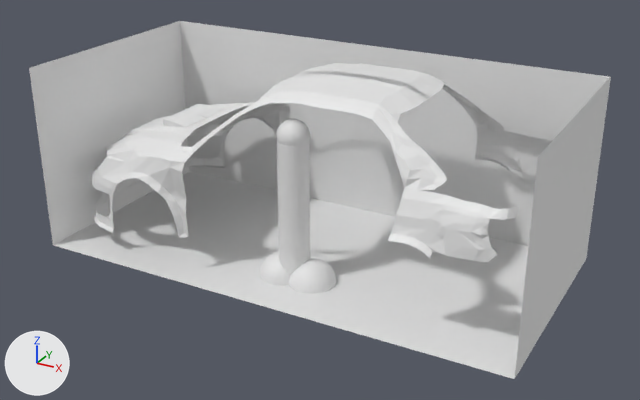
An edit to the Blender file Писюн.blend, drawn before and after from the same camera.
Both versions are drawn from a 50 mm camera at (16.7, -30.0, 13.5) aimed at (0.3, -0.2, -1.4). The axes (+X, +Y, +Z) are drawn at lower left. The lights are the same throughout. The older version comes first.

The older version as bpy lines, for what is in view:
```python
me_cube_001 = bpy.data.meshes.new('Cube.001')
me_cube_001.from_pydata(...)  # 145 vertices, 110 faces; spans x -4.93..1.67, y -3.63..3.63, z 0.91..3.01
me_cube_002 = bpy.data.meshes.new('Cube.002')
me_cube_002.from_pydata(...)  # 119 vertices, 90 faces; spans x 6.51..17.73, y -3.69..0.28, z 5.06..8.1
me_cylinder = bpy.data.meshes.new('Cylinder')
me_cylinder.from_pydata(...)  # a 32-sided cylinder along z spanning x -1.0..1.0, y -1.0..1.0, z -1.0..1.0
me_sphere = bpy.data.meshes.new('Sphere')
me_sphere.from_pydata(...)  # a UV sphere (32 segments, 16 rings, poles along z) spanning x -1.0..1.0, y -1.0..1.0, z -1.0..1.0
me_sphere_001 = bpy.data.meshes.new('Sphere.001')
me_sphere_001.from_pydata(...)  # a UV sphere (32 segments, 16 rings, poles along z) spanning x -1.0..1.0, y -1.0..1.0, z -1.0..1.0
me_sphere_002 = bpy.data.meshes.new('Sphere.002')
me_sphere_002.from_pydata(...)  # a UV sphere (32 segments, 16 rings, poles along z) spanning x -1.0..1.0, y -1.0..1.0, z -1.0..1.0
ob_cube_001 = bpy.data.objects.new('Cube.001', me_cube_001)
ob_cube_001.location = (-5.89, 0.04, -1.69)
ob_cube_002 = bpy.data.objects.new('Cube.002', me_cube_002)
ob_cube_002.location = (-10.82, 0.06, -4.0)
_m = ob_cube_002.modifiers.new('Mirror', 'MIRROR')
_m.use_axis = (False, True, False)
ob_cylinder = bpy.data.objects.new('Cylinder', me_cylinder)
ob_cylinder.location = (0.34, -2.37, -0.8)
ob_cylinder.scale = (0.629, 0.629, 2.72)
ob_sphere = bpy.data.objects.new('Sphere', me_sphere)
ob_sphere.location = (1.16, -2.37, -4.05)
ob_sphere_001 = bpy.data.objects.new('Sphere.001', me_sphere_001)
ob_sphere_001.location = (-0.19, -2.37, -4.05)
ob_sphere_002 = bpy.data.objects.new('Sphere.002', me_sphere_002)
ob_sphere_002.location = (0.35, -2.37, 2.12)
ob_sphere_002.scale = (0.646, 0.646, 0.646)
# also in view: 'Plane.001' at (-6.0, 4.0, -0.7); 'Plane' at (-6.0, -4.0, -0.7); 'Cube' at (0.0, 0.0, 0.0); 'Plane.002' at (-8.7, 0.0, -1.6); 'Plane.003' at (7.4, 0.1, 0.5)
```
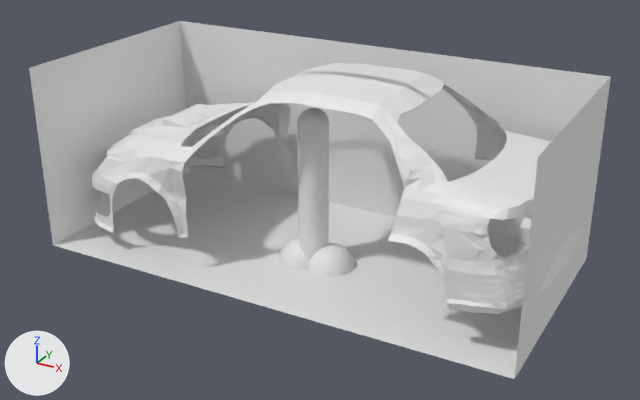
Diff of the bpy script that builds the scene:
```diff
--- a/Писюн.blend.py
+++ b/Писюн.blend.py
@@ me_cube_002 @@
 # used by ob_cube_002; location = (-10.82, 0.06, -4.0)
-me_cube_002.from_pydata(...)  # 119 vertices, 90 faces; spans x 6.51..17.73, y -3.69..0.28, z 5.06..8.1
+me_cube_002.from_pydata(...)  # 172 vertices, 130 faces, 1 loose edge; spans x 6.51..20.5, y -3.69..0.28, z 4.98..8.1
+# me_cube_002 part 1
+# 3 vertices move from x 17.4..17.73, y -3.49..-3.11, z 5.55..5.88 to x 17.4..17.73, y -3.49..-3.07, z 5.55..5.78
+# 52 vertices are added at x 16.86..20.5, y -3.69..-2.94, z 4.98..5.67
+# 40 new faces join them
+# other edits to the shape of me_cube_002 do not show in these pictures
@@ me_plane_005 @@
+me_plane_005.from_pydata(...)  # 408 vertices, 368 faces; spans x -1.18..2.15, y -3.09..0.02, z -3.17..-0.83
@@ me_plane_004 @@
+me_plane_004.from_pydata(...)  # 515 vertices, 464 faces; spans x 0.9..4.66, y -4.55..0.0, z 1.28..3.93
@@ ob_sphere @@
 ob_sphere = bpy.data.objects.new('Sphere', me_sphere)
-ob_sphere.location = (1.16, -2.37, -4.05)
+ob_sphere.location = (1.16, -0.78, -4.05)
@@ ob_sphere_001 @@
 ob_sphere_001 = bpy.data.objects.new('Sphere.001', me_sphere_001)
-ob_sphere_001.location = (-0.19, -2.37, -4.05)
+ob_sphere_001.location = (-0.19, -0.78, -4.05)
@@ ob_cylinder @@
 ob_cylinder = bpy.data.objects.new('Cylinder', me_cylinder)
-ob_cylinder.location = (0.34, -2.37, -0.8)
+ob_cylinder.location = (0.34, -0.78, -0.8)
 ob_cylinder.scale = (0.629, 0.629, 2.72)
@@ ob_sphere_002 @@
 ob_sphere_002 = bpy.data.objects.new('Sphere.002', me_sphere_002)
-ob_sphere_002.location = (0.35, -2.37, 2.12)
+ob_sphere_002.location = (0.35, -0.78, 2.12)
 ob_sphere_002.scale = (0.646, 0.646, 0.646)
@@ ob_plane_005 @@
+ob_plane_005 = bpy.data.objects.new('Plane.005', me_plane_005)
+ob_plane_005.location = (8.15, 0.06, 2.61)
+_m = ob_plane_005.modifiers.new('Mirror', 'MIRROR')
+_m.use_axis = (False, True, False)
@@ ob_plane_004 @@
+ob_plane_004 = bpy.data.objects.new('Plane.004', me_plane_004)
+ob_plane_004.location = (6.03, 0.08, -4.0)
+_m = ob_plane_004.modifiers.new('Mirror', 'MIRROR')
+_m.use_axis = (False, True, False)
```

Pixel boxes (x1, y1, x2, y2) of what changed, in the pictures (640 x 400 px):
'Cube.002', reshaped (15% wider, 22% taller): before (180, 63, 504, 190); after (180, 63, 552, 218)
'Cylinder', moved: before (277, 142, 310, 274); after (297, 129, 329, 258)
'Plane.004', added: after (430, 217, 580, 314)
'Plane.005', added: after (450, 131, 550, 218)
'Sphere', moved: before (289, 258, 337, 294); after (308, 243, 354, 277)
'Sphere.002', moved: before (276, 119, 310, 146); after (297, 108, 330, 134)
'Sphere.001', moved: before (260, 251, 291, 286); after (280, 236, 310, 269)
part 1 of me_cube_002, built on: before (417, 123, 504, 190); after (417, 123, 552, 218)
